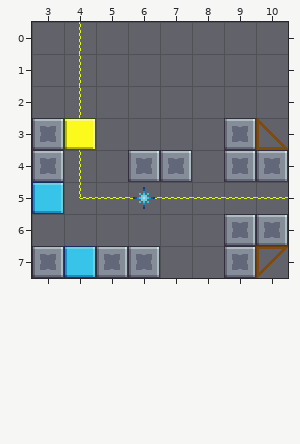
Two states of a Tiled map (JSON), Assets/Level_Editor/TileMap/Room_60.tmj. Above, as it was before the edit.
Cells are 32x32 px. Shown: x 3..10, y 0..7.
After the commit:
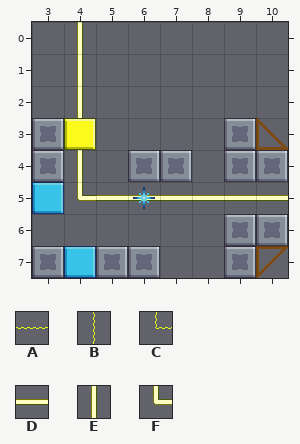
Key: from "tileSet": A 6, B 15, C 25, D 211 "cable", E 220 "cable", F 230 "cable".
_ is an empty cell, . an unchanged one.
Diff:
--- layer "Line"
@@ x 4..4 @@
-0 B
-1 B
-2 B
+0 E
+1 E
+2 E
@@ x 4..10 @@
-4 B......
-5 CAAAAAA
+4 E......
+5 FDDDDDD
Changed places in both pictures, as pixel boxes (x1, y1, x2, y2):
changed: (77, 22, 83, 118)
changed: (77, 150, 288, 201)
